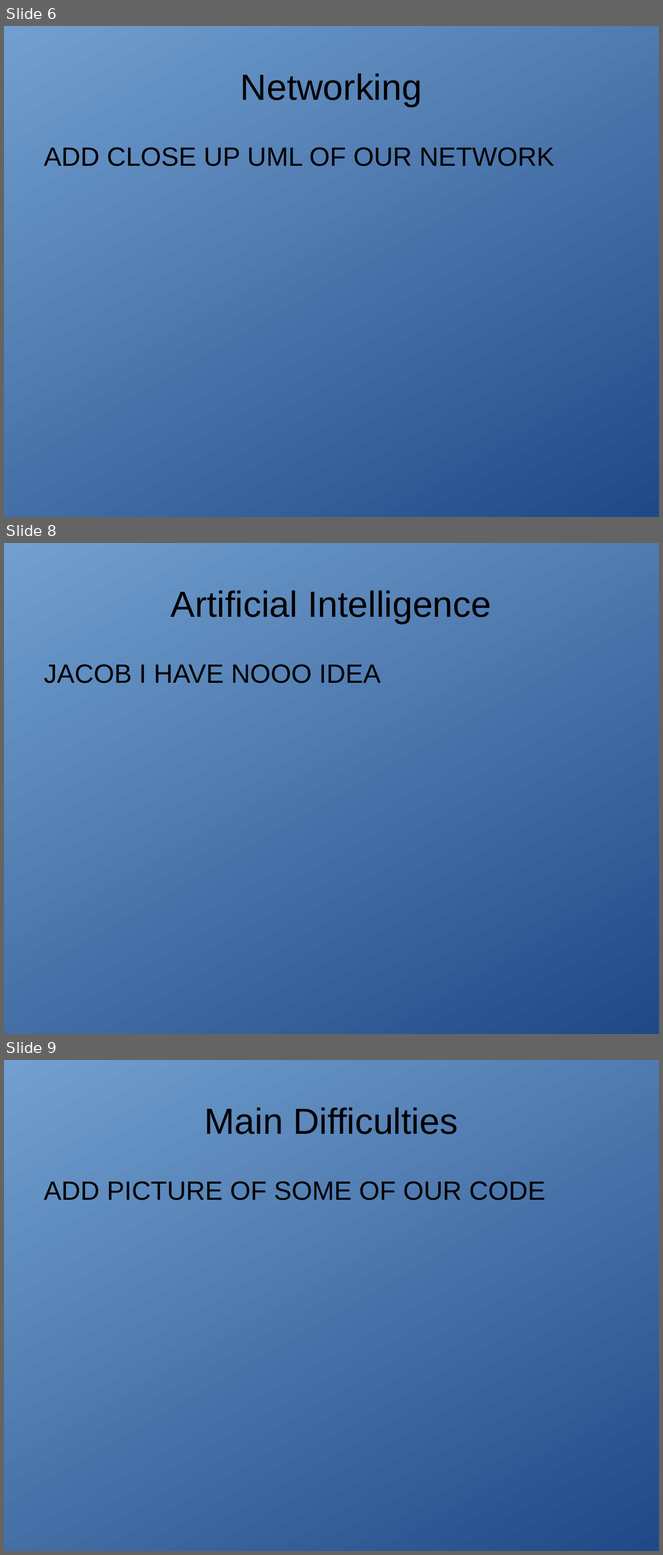
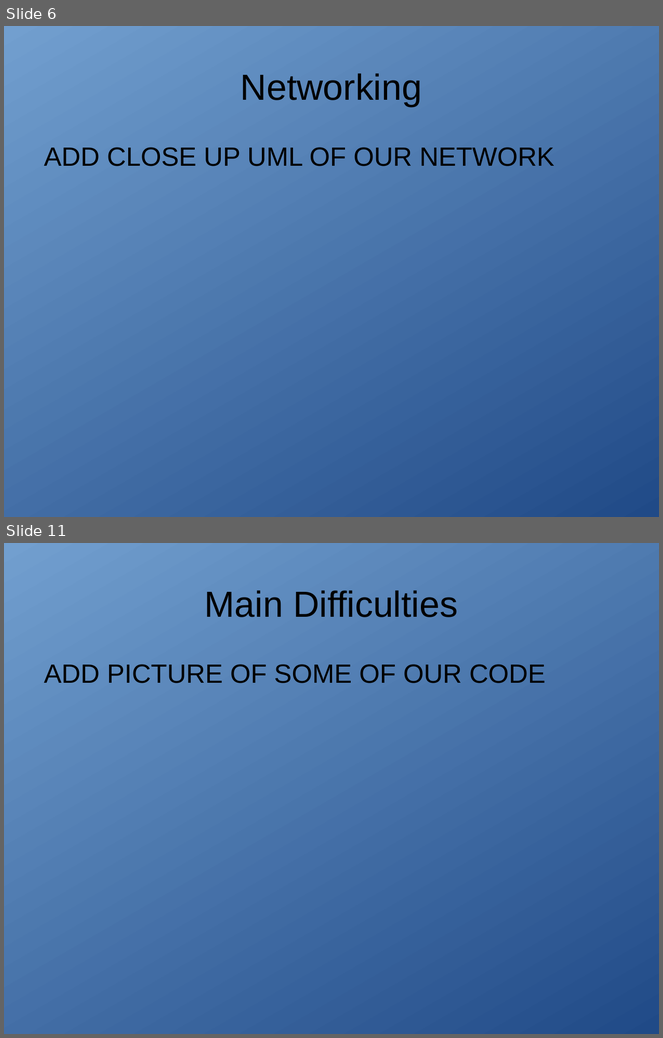
Before and after one commit to bruskajp/Hnefatafl, a slide deck: FinalProject.ppt. Shown one above the other, each under a label of ours: slides 6, 8 and 9 before the commit, slides 6 and 11 after it; the slides between them are not shown. The pictures are 663x1555 and 663x1038 pixels, drawn with LibreOffice and Linux fonts; fonts in the diff are those of the drawing. Boxes give left, top, right and bottom in pixels: in the first picture for what was removed or moved away, otherwise in the second. Text is boxed around its words. In the diff, an @@ line names an element or a change of style, - is before the commit and + after.

```diff
--- a/FinalProject.ppt
+++ b/FinalProject.ppt
@@ slide 8 removed at [4,543,659,1034], background gradient #729FCF to #204A87 @@
@@ title removed at [171,590,491,624] @@
-Artificial Intelligence
@@ text removed at [44,664,380,683] @@
-JACOB I HAVE NOOO IDEA
@@ what was slide 9 is now slide 11 @@
```
Also in this commit, not shown: 2 slides changed, 4 slides added, 1 other slide removed.
